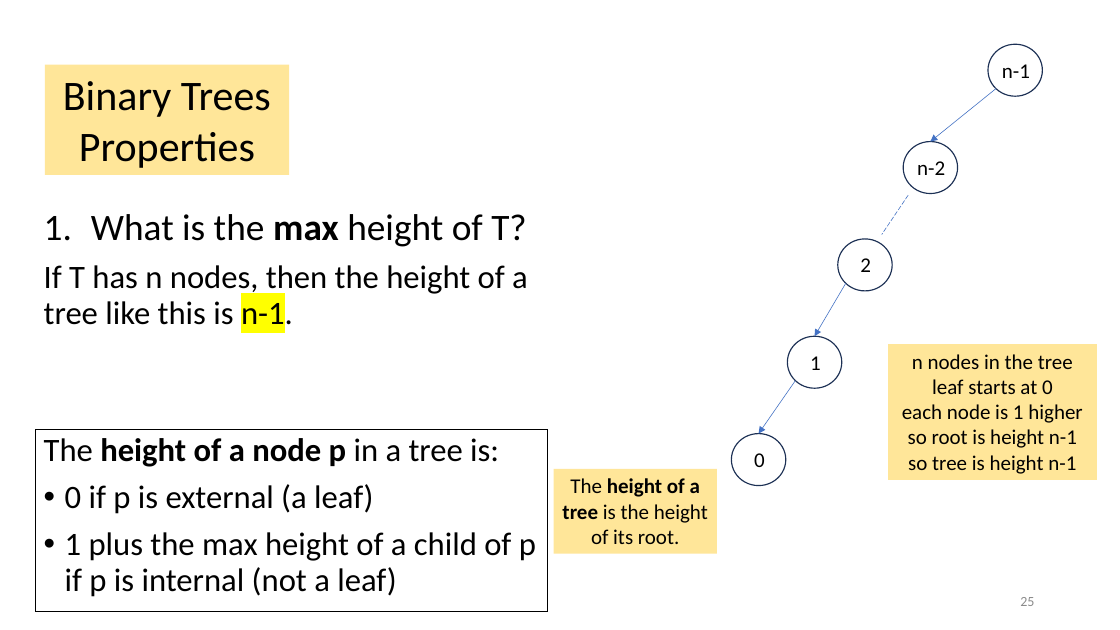
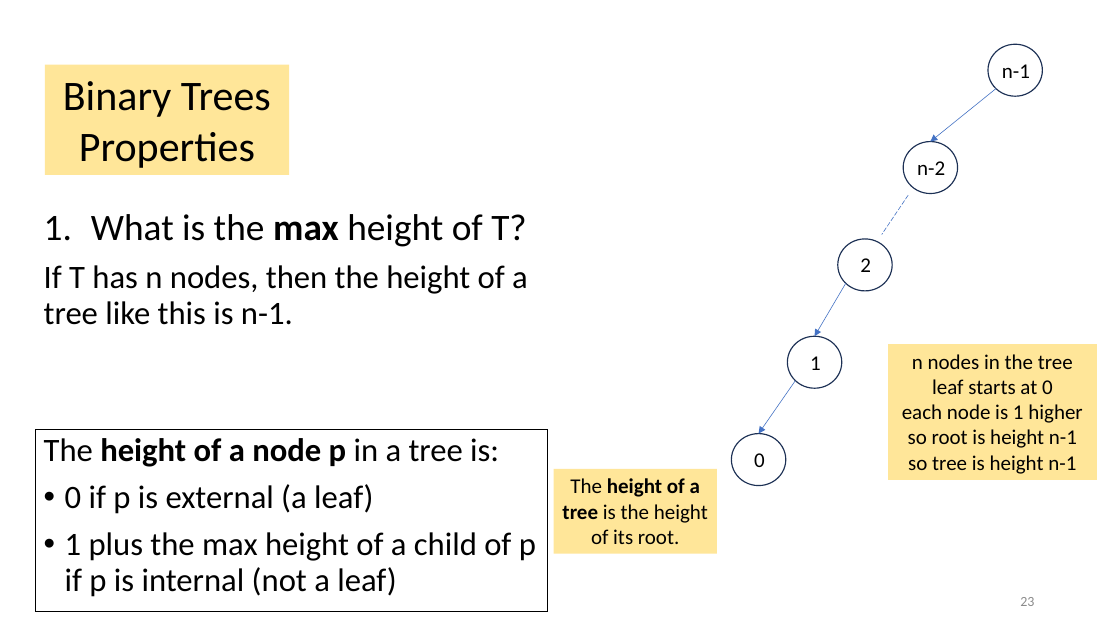
Before and after one commit to vinn03/cmpt225summer2023, a slide deck: slide 23 of lecture_notes/week6/week6_trees.pptx (slide 25 before the commit). Drawn at 1120x630 pixels with LibreOffice and Linux fonts; fonts in the diff are those of the drawing. Boxes give left, top, right and bottom in pixels: in the first picture for what was removed or moved away, otherwise in the second. Text is boxed around its words. In the diff, an @@ line names an element or a change of style, - is before the commit and + after.

```diff
--- a/lecture_notes/week6/week6_trees.pptx
+++ b/lecture_notes/week6/week6_trees.pptx
@@ text at box(44, 265, 528, 325): highlight #FFFF00 to none in "n-1." @@
```
Also in this commit, not shown: 10 other slides changed, 2 slides removed, 1 other file.
